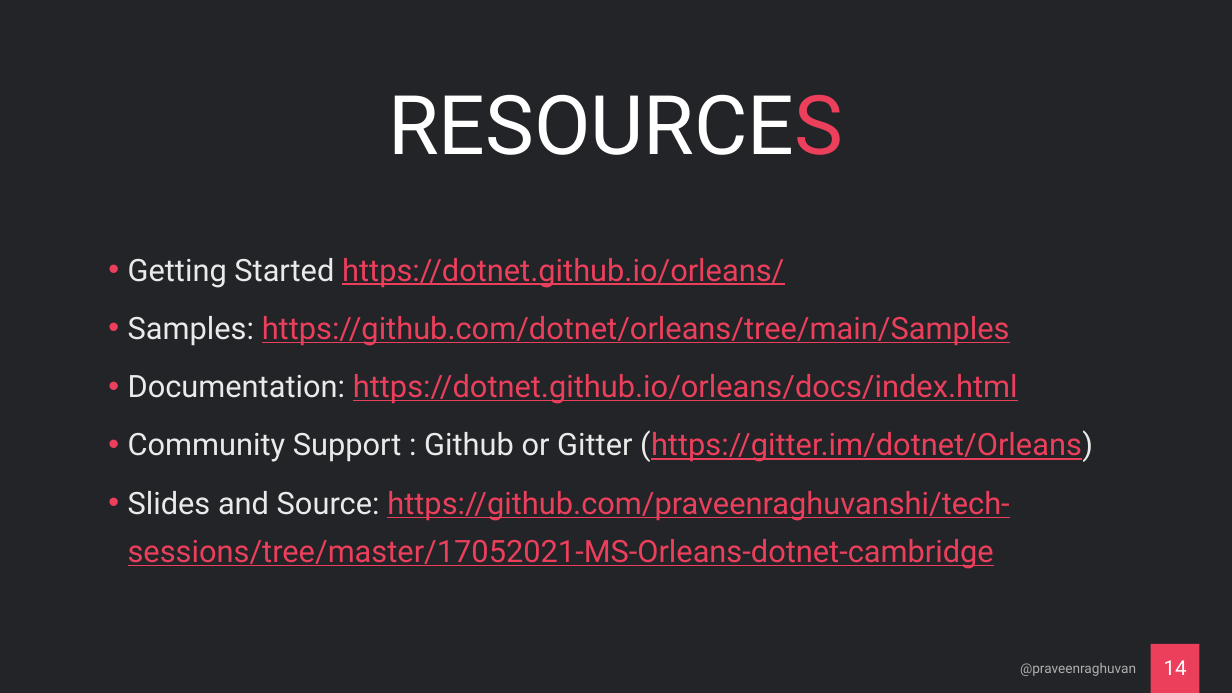
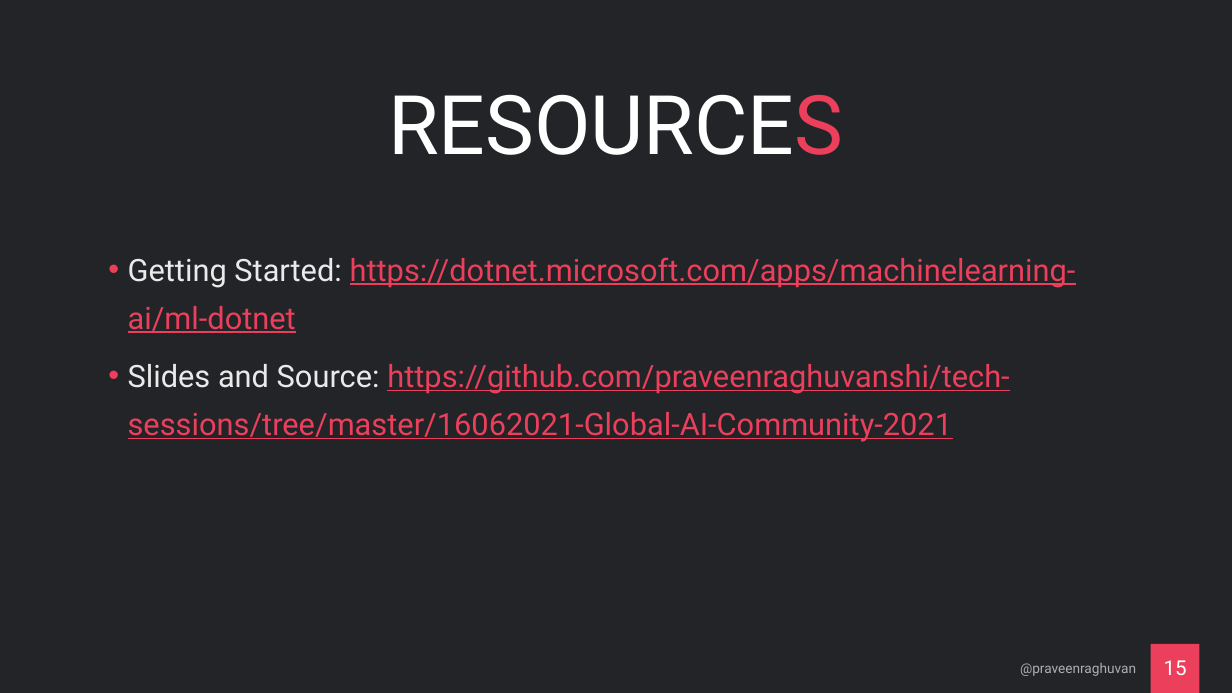
Before and after one commit to praveenraghuvanshi/tech-sessions, a slide deck: slide 15 of 16062021-Global-AI-Community-2021/cricket-analytics.pptx (slide 14 before the commit). Drawn at 1232x693 pixels with LibreOffice and Linux fonts; fonts in the diff are those of the drawing. Boxes give left, top, right and bottom in pixels: in the first picture for what was removed or moved away, otherwise in the second. Text is boxed around its words. In the diff, an @@ line names an element or a change of style, - is before the commit and + after.

```diff
--- a/16062021-Global-AI-Community-2021/cricket-analytics.pptx
+++ b/16062021-Global-AI-Community-2021/cricket-analytics.pptx
@@ text at (x1=128, y1=257, x2=1076, y2=442): text changed @@
-• Getting Started https://dotnet.github.io/orleans/
-• Samples: https://github.com/dotnet/orleans/tree/main/Samples
-• Documentation: https://dotnet.github.io/orleans/docs/index.html
-• Community Support : Github or Gitter (https://gitter.im/dotnet/Orleans)
-• Slides and Source: https://github.com/praveenraghuvanshi/tech-sessions/tree/master/17052021-MS-Orleans-dotnet-cambridge
+• Getting Started: https://dotnet.microsoft.com/apps/machinelearning-ai/ml-dotnet
+• Slides and Source: https://github.com/praveenraghuvanshi/tech-sessions/tree/master/16062021-Global-AI-Community-2021
@@ page number at (x1=1164, y1=660, x2=1187, y2=675): text changed @@
-14
+15
```
Also in this commit, not shown: 4 other slides changed, 3 slides added, 2 slides removed, 10 other files.
